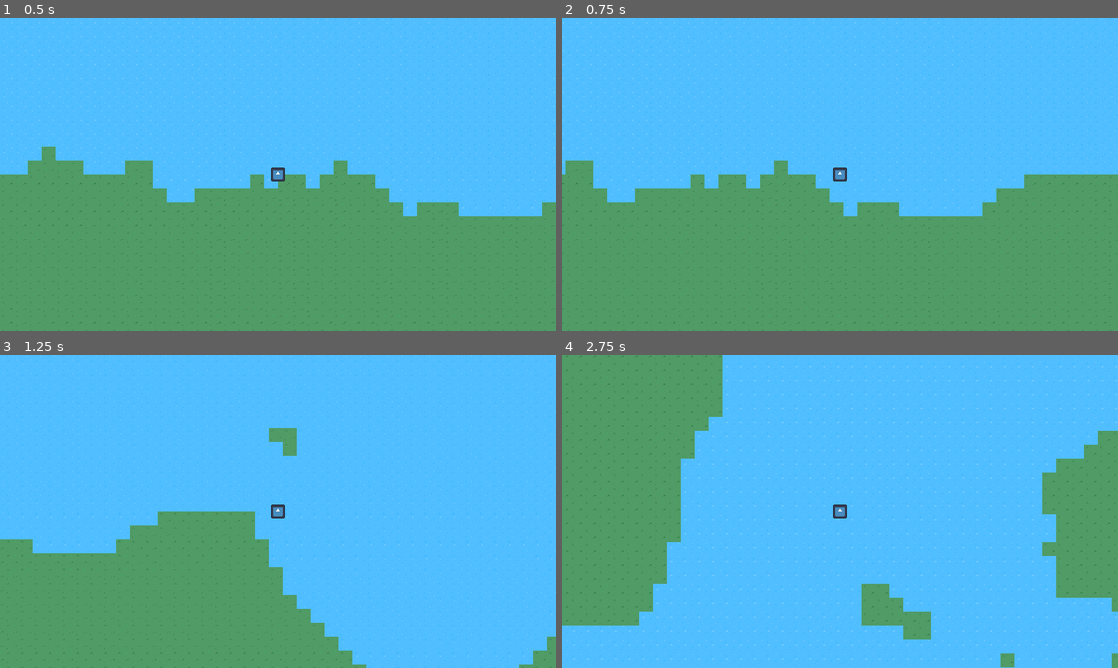
Above: before the commit, frames 1-4 (two rows, left to right).
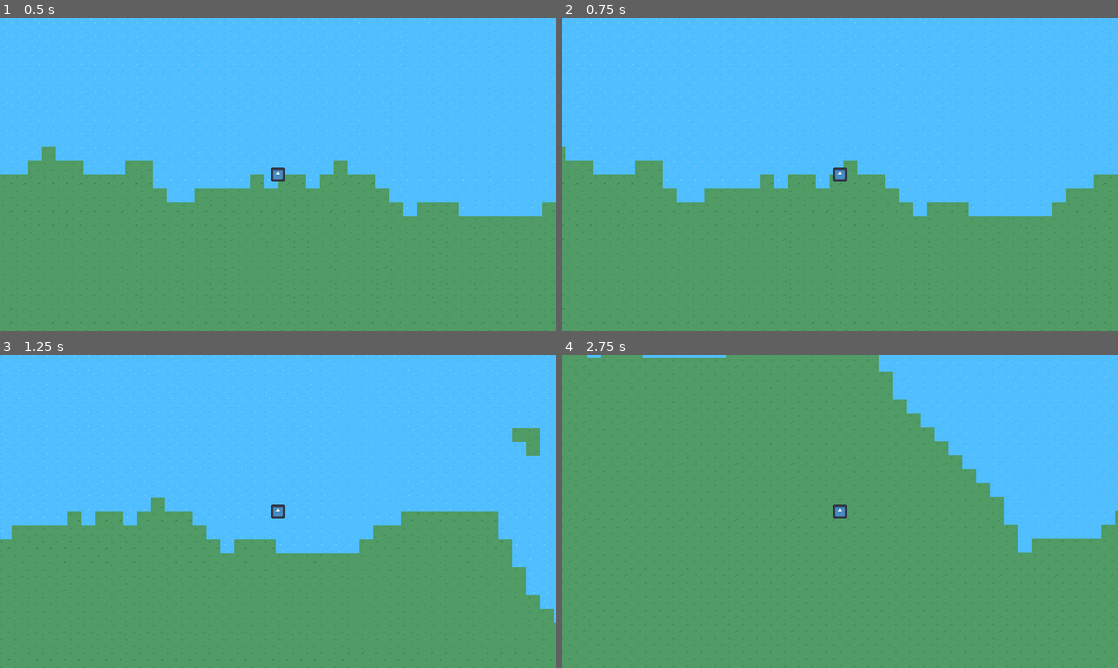
Above: after the commit, the same moments.

Repository: CanadianBlaze34/ProceduralTownSpawner
Game: Godot game, scene res://test/scenes/main.tscn
Two runs of this game, one before a commit and one after it. Both use one fixed random seed, a clock stepped at 60 frames per second and the inputs below. The engine's default icon, where the game draws it, is replaced by a stand-in: a white triangle on a blue panel in a dark square.
Inputs (mouse positions are in pixels of both pictures, inside the frame that each line leads up to):
- Up to frame 1 (0.5 s): no input
- Up to frame 2 (0.75 s): tap Enter at 0.5 s; move the mouse to (962, 158) at 0.52 s; hold Right (walk_right) from 0.53 s (still down); tap Tab at 0.6 s; click (962, 158) at 0.67 s
- Up to frame 3 (1.25 s): keep holding Right (walk_right)
- Up to frame 4 (2.75 s): move the mouse to (728, 527) at 1.27 s; release Right (walk_right) at 1.28 s; hold Down (walk_down) 1.28-2.03 s; tap Tab at 1.35, 2.1 s; click (728, 527) at 1.42 s; move the mouse to (895, 442) at 2.02 s; hold Right (walk_right) from 2.03 s (still down); click (895, 442) at 2.17 s

Frame 1 is identical in both runs. In frame 2, 5.1% of the frame differs, in the area x 0-100%, y 1-64%; in frame 3, 24%; in frame 4, 63%, in the area x 0-100%, y 0-100%.

Commit message:
Town Generated ground tiles can be added and removed
-TownSpawner adds and removes towns generated ground tiles
-TilePlacement can add and remove tiles from a layer on a Tilemap

Diff:
--- a/scripts/tile_placement.gd
+++ b/scripts/tile_placement.gd
@@ -5,16 +5,52 @@
 @export var _water_tile : TileBase
 
 
-func place_ground_tiles(tiles : Dictionary) -> void:
+func place_tiles(tiles : Dictionary, layer_name : String) -> void:
 	# tiles : Dictionary[TileBase, Array[Vecctor2i]
+
+	var layer : int = _find_layer(layer_name)
+
+	if layer == -1:
+		var error_message : String = "'%s' layer not found in Tilemap %s." % [layer_name, tile_map.name]
+		push_warning(error_message)
+#		push_error(error_message)
+		print(error_message)
+		return
 
 	for tilebase in tiles.keys():
 		var tile_positions: Array = tiles[tilebase]
+#		print("placing %d positions in %s Tilemaps' '%s' layer." % [tile_positions.size(), tile_map.name, layer_name])
+
 		for tile_position in tile_positions:
-			tilebase.set_cell(tile_map, tile_position)
-
-	pass
+			tilebase.set_cell(tile_map, tile_position, layer)
 
 
-func place_object_tiles(tiles : Array[TileBase]) -> void:
-	pass
+func remove_tiles(tiles : Dictionary, layer_name : String) -> void:
+	# tiles : Dictionary[TileBase, Array[Vecctor2i]
+
+	var layer : int = _find_layer(layer_name)
+
+	if layer == -1:
+		var error_message : String = "'%s' layer not found in Tilemap %s." % [layer_name, tile_map.name]
+		push_warning(error_message)
+#		push_error(error_message)
+		print(error_message)
+		return
+
+	for tilebase in tiles.keys():
+		var tile_positions: Array = tiles[tilebase]
+#		print("placing %d positions in %s Tilemaps' '%s' layer." % [tile_positions.size(), tile_map.name, layer_name])
+
+		for tile_position in tile_positions:
+			tilebase.remove_cell(tile_map, tile_position, layer)
+
+
+func _find_layer(layer_name : String) -> int:
+	var index : int = -1
+
+	for layer in tile_map.get_layers_count():
+		if tile_map.get_layer_name(layer) == layer_name:
+			index = layer
+			break
+
+	return index
--- a/scripts/town_generator.gd
+++ b/scripts/town_generator.gd
@@ -9,6 +9,7 @@
 func _ready() -> void:
 #	_test()
 	pass
+
 
 func _test() -> void:
 	var chunk_position := Vector2i(0, 0)
@@ -28,8 +29,12 @@
 	area.name = "TownBoundary"
 	var collision : CollisionShape2D = area.get_child(0)
 	var town_area := Rect2i(area.position, collision.shape.size)
+	var cell_area := Rect2i(town_area.position / tile_map.tile_set.tile_size, town_area.size / tile_map.tile_set.tile_size)
 
-	var grass_tiles : Dictionary = _fill_with_grass(town_area)
+#	print("Town Area: ", town_area)
+#	print("Cell Area: ",cell_area)
+
+	var grass_tiles : Dictionary = _fill_with_grass(cell_area)
 	var tiles : Dictionary = {
 		"ground" : grass_tiles,
 	}
@@ -39,24 +44,29 @@
 
 	return [town, tiles]
 
+
 func _fill_with_grass(cell_area : Rect2i) -> Dictionary:
 	var grass_tiles : Dictionary = {} # Dictionary[TileBase, Array[Vector2i]]
 
 	grass_tiles[_path_tile] = []
 
-	for y in range(cell_area.position.y, cell_area.end.y + 1):
-		for x in range(cell_area.position.x, cell_area.end.x + 1):
+	for y in range(cell_area.position.y, cell_area.end.y):
+		for x in range(cell_area.position.x, cell_area.end.x):
 			var map_position := Vector2i(x, y)
 			grass_tiles[_path_tile].append(map_position)
 
 	return grass_tiles
 
+
 func _generate_town_boundary(chunk_position : Vector2i, spawn_chunk_cell_size : Vector2i) -> Area2D:
 	const margin : int = 10
 	const minimum_size : int = 15
 
-	var area := _generate_town_area(chunk_position, spawn_chunk_cell_size, margin)
 	var collision := _generate_town_collision(chunk_position, spawn_chunk_cell_size, margin, minimum_size)
+
+	var collision_tile_size : Vector2i = Vector2i(collision.shape.size) / tile_map.tile_set.tile_size
+	var area := _generate_town_area(chunk_position, spawn_chunk_cell_size, collision_tile_size)
+
 	area.add_child(collision)
 	# position the collisions top left corner at the areas position
 	collision.position = collision.shape.size * 0.5
@@ -64,16 +74,19 @@
 	return area
 
 
-func _generate_town_area(chunk_position : Vector2i, spawn_chunk_cell_size : Vector2i, margin : int) -> Area2D:
+func _generate_town_area(chunk_position : Vector2i, spawn_chunk_cell_size : Vector2i, size : Vector2i) -> Area2D:
 	var noise_value : float = random.get_noise_2dv(chunk_position) * 0.5 + 0.5
 	var noise_value2 : float = random.get_noise_2d(chunk_position.y, chunk_position.x) * 0.5 + 0.5
 	var area := Area2D.new()
 
 	var global_chunk_position : Vector2i = chunk_position * spawn_chunk_cell_size
-	@warning_ignore("integer_division", "narrowing_conversion")
-	var chunk_offset_position := Vector2i(noise_value, noise_value2) * (margin / 2)
+	var possible_position_size : Vector2 = spawn_chunk_cell_size - size
+	var chunk_offset_position := Vector2i(Vector2(noise_value, noise_value2) * possible_position_size)
 	var global_position_ : Vector2 = (global_chunk_position + chunk_offset_position) * tile_map.tile_set.tile_size
+	# constant position for debugging
+#	var global_position_ : Vector2 = global_chunk_position * tile_map.tile_set.tile_size + tile_map.tile_set.tile_size
 	area.global_position = global_position_
+	area.position = global_position_
 
 	return area
 
@@ -86,4 +99,6 @@
 	collision.shape.size = Vector2i(
 		(minimum_size + int(noise_value * (spawn_chunk_cell_size.x - margin - minimum_size))),
 		(minimum_size + int(noise_value2 * (spawn_chunk_cell_size.y - margin - minimum_size)))) * tile_map.tile_set.tile_size
+	# constant size for debugging
+#	collision.shape.size = (spawn_chunk_cell_size - Vector2i.ONE * 2) * tile_map.tile_set.tile_size
 	return collision
--- a/scripts/town_spawner.gd
+++ b/scripts/town_spawner.gd
@@ -8,6 +8,8 @@
 @export var random := FastNoiseLite.new()
 
 var towns : Dictionary = {}
+# Dictionary[Vector2i, Array[Node2D, Dictionary[TileBase, Array[Vector2i]]]]
+# towns[chunk_position, Array[town, tiles[TileBase, cell_positions]]]
 
 signal town_added(town)
 signal town_removed(town)
@@ -17,16 +19,24 @@
 	visible_chunk_area.end = to_chunk_position(visible_cell_area.end)
 	# include the edge of the area
 	visible_chunk_area.size += Vector2i.ONE
-#	print(visible_cell_area)
-#	print(visible_chunk_area)
+#	print("visible cell area: ", visible_cell_area, " E: %v" % visible_cell_area.end)
+#	print("visible chunk area: ", visible_chunk_area, " E: %v" % visible_chunk_area.end)
+
 	_spawn_towns(visible_chunk_area)
 	_remove_towns(visible_chunk_area)
 
 
 func _place_town_tiles(tiles : Dictionary) -> void:
 	# parameters should have the tiles to place and the layers to place the tiles in
-	tile_placement.place_ground_tiles(tiles["ground"])
-#	tile_placement.place_object_tiles(town["object"])
+	tile_placement.place_tiles(tiles["ground"], "ground")
+#	tile_placement.place_tiles(tiles["object"], "object")
+	pass
+
+
+func _remove_town_tiles(tiles : Dictionary) -> void:
+	# parameters should have the tiles to place and the layers to place the tiles in
+	tile_placement.remove_tiles(tiles["ground"], "ground")
+#	tile_placement.remove_tiles(tiles["object"], "object")
 	pass
 
 
@@ -38,16 +48,15 @@
 			var chunk_position := Vector2i(x, y)
 
 			if town_at(chunk_position) and not chunk_position in towns:
-				print("add: %v" % chunk_position)
-
+				print("add town to chunk: %v" % chunk_position)
 
 				var town_and_tiles : Array = town_generator.generate_town(chunk_position, spawn_chunk_cell_size)
 				var town : Node2D = town_and_tiles[0]
 				var tiles : Dictionary = town_and_tiles[1]
+
+				towns[chunk_position] = [town, tiles]
 				_place_town_tiles(tiles)
-				towns[chunk_position] = town
 				add_child(town)
-
 				town_added.emit(town)
 
 
@@ -55,10 +64,13 @@
 	# remove towns in non-visible chunks
 	for chunk_position in towns.keys():
 		if not visible_chunk_area.has_point(chunk_position):
-			print("remove: %v" % chunk_position)
+			print("remove town from chunk: %v" % chunk_position)
 
-			var town = towns[chunk_position]
+			var town = towns[chunk_position][0]
+			var tiles = towns[chunk_position][1]
+
 			towns.erase(chunk_position)
+			_remove_town_tiles(tiles)
 			remove_child(town)
 
 			town_removed.emit(town)
@@ -71,10 +83,9 @@
 
 
 func to_chunk_position(cell_position : Vector2) -> Vector2i:
-	return TownSpawner.cell_to_chunk_position(self, cell_position, spawn_chunk_cell_size)
+	return TownSpawner.cell_to_chunk_position(cell_position, spawn_chunk_cell_size)
 
 
-static func cell_to_chunk_position(parent: Node2D, cell_position : Vector2, chunk_size : Vector2i) -> Vector2i:
-	var local_popsition_ := parent.to_local(cell_position)
-	var chunk_position : Vector2i = (local_popsition_ / Vector2(chunk_size)).floor()
+static func cell_to_chunk_position(cell_position : Vector2, chunk_size : Vector2i) -> Vector2i:
+	var chunk_position : Vector2i = (cell_position / Vector2(chunk_size)).floor()
 	return chunk_position
--- a/test/resources/Tiles/grass_tile.tres
+++ b/test/resources/Tiles/grass_tile.tres
@@ -1,6 +1,7 @@
 [gd_resource type="Resource" script_class="TileBase" load_steps=2 format=3 uid="uid://ddffuth882b12"]
 
-[ext_resource type="Script" path="res://test/scripts/tile_base.gd" id="1_5gep1"]
+[ext_resource type="Script" path="res://test/scripts/TerrainMap/tile_base.gd" id="1_5gep1"]
+
 
 [resource]
 script = ExtResource("1_5gep1")
--- a/test/resources/Tiles/path_tile.tres
+++ b/test/resources/Tiles/path_tile.tres
@@ -1,6 +1,7 @@
 [gd_resource type="Resource" script_class="TileBase" load_steps=2 format=3 uid="uid://cce8y71mvatcc"]
 
-[ext_resource type="Script" path="res://test/scripts/tile_base.gd" id="1_4jqjw"]
+[ext_resource type="Script" path="res://test/scripts/TerrainMap/tile_base.gd" id="1_4jqjw"]
+
 
 [resource]
 script = ExtResource("1_4jqjw")
--- a/test/resources/Tiles/water_tile.tres
+++ b/test/resources/Tiles/water_tile.tres
@@ -1,6 +1,7 @@
 [gd_resource type="Resource" script_class="TileBase" load_steps=2 format=3 uid="uid://cqiyllnyrm467"]
 
-[ext_resource type="Script" path="res://test/scripts/tile_base.gd" id="1_5a5nq"]
+[ext_resource type="Script" path="res://test/scripts/TerrainMap/tile_base.gd" id="1_5a5nq"]
+
 
 [resource]
 script = ExtResource("1_5a5nq")
--- a/test/scenes/main.tscn
+++ b/test/scenes/main.tscn
@@ -1,56 +1,75 @@
-[gd_scene load_steps=14 format=3 uid="uid://medvp812sviv"]
+[gd_scene load_steps=15 format=3 uid="uid://medvp812sviv"]
 
-[ext_resource type="Script" path="res://test/scripts/main.gd" id="1_pvdg5"]
-[ext_resource type="PackedScene" uid="uid://3gk86d65v0xm" path="res://test/scenes/terrain_map.tscn" id="2_0tp6h"]
-[ext_resource type="TileSet" uid="uid://dd4yhc7ie4xkg" path="res://test/resources/tile_set.tres" id="3_d7api"]
-[ext_resource type="Resource" uid="uid://ddffuth882b12" path="res://test/resources/Tiles/grass_tile.tres" id="4_lon7c"]
-[ext_resource type="Resource" uid="uid://cqiyllnyrm467" path="res://test/resources/Tiles/water_tile.tres" id="5_33jq6"]
-[ext_resource type="PackedScene" uid="uid://k7lesi0dky3d" path="res://test/scenes/player.tscn" id="6_nmicl"]
-[ext_resource type="Script" path="res://test/scripts/quit.gd" id="7_6wd04"]
-[ext_resource type="Script" path="res://scripts/town_spawner.gd" id="8_graef"]
-[ext_resource type="FastNoiseLite" uid="uid://bf1q2skx4l2e0" path="res://test/resources/Noise/random.tres" id="9_o46sj"]
-[ext_resource type="Script" path="res://scripts/town_generator.gd" id="10_p7pfv"]
-[ext_resource type="Resource" uid="uid://cce8y71mvatcc" path="res://test/resources/Tiles/path_tile.tres" id="11_3rb2y"]
-[ext_resource type="Script" path="res://scripts/tile_placement.gd" id="11_6p0p6"]
+[ext_resource type="Script" path="res://test/scripts/main.gd" id="1_empr8"]
+[ext_resource type="PackedScene" uid="uid://3gk86d65v0xm" path="res://test/scenes/terrain_map.tscn" id="2_vtsyt"]
+[ext_resource type="TileSet" uid="uid://dd4yhc7ie4xkg" path="res://test/resources/tile_set.tres" id="3_eywiu"]
+[ext_resource type="Resource" uid="uid://ddffuth882b12" path="res://test/resources/Tiles/grass_tile.tres" id="4_w6m71"]
+[ext_resource type="Resource" uid="uid://cqiyllnyrm467" path="res://test/resources/Tiles/water_tile.tres" id="5_cp2l5"]
+[ext_resource type="PackedScene" uid="uid://k7lesi0dky3d" path="res://test/scenes/player.tscn" id="6_x5u6u"]
+[ext_resource type="Script" path="res://test/scripts/quit.gd" id="7_ivdul"]
+[ext_resource type="Script" path="res://scripts/town_spawner.gd" id="8_hfrkb"]
+[ext_resource type="FastNoiseLite" uid="uid://bf1q2skx4l2e0" path="res://test/resources/Noise/random.tres" id="9_v61lr"]
+[ext_resource type="Script" path="res://scripts/town_generator.gd" id="10_i1b3p"]
+[ext_resource type="Resource" uid="uid://cce8y71mvatcc" path="res://test/resources/Tiles/path_tile.tres" id="11_7wmxd"]
+[ext_resource type="Script" path="res://scripts/tile_placement.gd" id="12_f0p2r"]
+[ext_resource type="Script" path="res://test/scripts/camera_zoom.gd" id="13_yf1c8"]
 
 [sub_resource type="FastNoiseLite" id="FastNoiseLite_ienwp"]
 frequency = 0.015
 
 [node name="Main" type="Node2D"]
-script = ExtResource("1_pvdg5")
+script = ExtResource("1_empr8")
 
-[node name="TerrainMap" parent="." instance=ExtResource("2_0tp6h")]
-tile_set = ExtResource("3_d7api")
+[node name="TerrainMap" parent="." instance=ExtResource("2_vtsyt")]
+tile_set = ExtResource("3_eywiu")
+layer_0/name = "gen"
+layer_1/name = "ground"
+layer_1/enabled = true
+layer_1/modulate = Color(1, 1, 1, 1)
+layer_1/y_sort_enabled = false
+layer_1/y_sort_origin = 0
+layer_1/z_index = 0
+layer_1/tile_data = PackedInt32Array()
+layer_2/name = "object"
+layer_2/enabled = true
+layer_2/modulate = Color(1, 1, 1, 1)
+layer_2/y_sort_enabled = false
+layer_2/y_sort_origin = 0
+layer_2/z_index = 0
+layer_2/tile_data = PackedInt32Array()
 _noise = SubResource("FastNoiseLite_ienwp")
-_grass_tile = ExtResource("4_lon7c")
-_water_tile = ExtResource("5_33jq6")
+_grass_tile = ExtResource("4_w6m71")
+_water_tile = ExtResource("5_cp2l5")
 
-[node name="Player" parent="." instance=ExtResource("6_nmicl")]
+[node name="Player" parent="." instance=ExtResource("6_x5u6u")]
 motion_mode = 1
-speed = 700.0
 
 [node name="Camera2D" type="Camera2D" parent="Player"]
 
 [node name="Quit" type="Node" parent="."]
-script = ExtResource("7_6wd04")
+script = ExtResource("7_ivdul")
 
 [node name="TownSpawner" type="Node2D" parent="." node_paths=PackedStringArray("town_generator", "tile_placement")]
-script = ExtResource("8_graef")
+script = ExtResource("8_hfrkb")
 spawn_chance = 0.5
 town_generator = NodePath("../TownGenerator")
 tile_placement = NodePath("../TilePlacement")
-random = ExtResource("9_o46sj")
+random = ExtResource("9_v61lr")
 
 [node name="TownGenerator" type="Node" parent="." node_paths=PackedStringArray("tile_map")]
-script = ExtResource("10_p7pfv")
-_grass_tile = ExtResource("4_lon7c")
-_water_tile = ExtResource("5_33jq6")
-_path_tile = ExtResource("11_3rb2y")
+script = ExtResource("10_i1b3p")
+_grass_tile = ExtResource("4_w6m71")
+_water_tile = ExtResource("5_cp2l5")
+_path_tile = ExtResource("11_7wmxd")
 tile_map = NodePath("../TerrainMap")
-random = ExtResource("9_o46sj")
+random = ExtResource("9_v61lr")
 
 [node name="TilePlacement" type="Node" parent="." node_paths=PackedStringArray("tile_map")]
-script = ExtResource("11_6p0p6")
+script = ExtResource("12_f0p2r")
 tile_map = NodePath("../TerrainMap")
-_grass_tile = ExtResource("4_lon7c")
-_water_tile = ExtResource("5_33jq6")
+_grass_tile = ExtResource("4_w6m71")
+_water_tile = ExtResource("5_cp2l5")
+
+[node name="CameraZoom" type="Node" parent="." node_paths=PackedStringArray("_camera")]
+script = ExtResource("13_yf1c8")
+_camera = NodePath("../Player/Camera2D")
--- a/test/scenes/terrain_map.tscn
+++ b/test/scenes/terrain_map.tscn
@@ -1,6 +1,7 @@
 [gd_scene load_steps=2 format=3 uid="uid://3gk86d65v0xm"]
 
-[ext_resource type="Script" path="res://test/scripts/terrain_map.gd" id="1_dk2io"]
+[ext_resource type="Script" path="res://test/scripts/TerrainMap/terrain_map.gd" id="1_dk2io"]
+
 
 [node name="TerrainMap" type="TileMap"]
 format = 2
--- a/test/scripts/terrain_map.gd
+++ b/test/scripts/TerrainMap/terrain_map.gd
@@ -59,7 +59,8 @@
 	var visible_map := Rect2i(_map_position - v_edge_padding, map_size + v_edge_padding)
 
 	# clear all tiles/cells in the tilemap
-	clear()
+#	clear()
+	clear_layer(0)
 
 #	print("visible map %v %v" % [visible_map.position, visible_map.end])
 	for y in range(visible_map.position.y, visible_map.end.y + 1):
--- /dev/null
+++ b/test/scripts/camera_zoom.gd
@@ -0,0 +1,47 @@
+class_name CameraZoom extends Node
+
+@export_category("Camera Zooming")
+@export var _camera : Node
+@export var _speed : float = 0.05
+@export var _clamp := Vector2(0.25, 8.0)
+
+var can_zoom : bool = true
+
+
+func _unhandled_input(event : InputEvent) -> void:
+
+	_flip_zooming(event)
+
+	if not can_zoom:
+		return
+
+	_zoom(event)
+
+
+func _flip_zooming(event : InputEvent) -> void:
+	if event is InputEventKey:
+		if event.keycode == KEY_TAB and event.pressed:
+			can_zoom = !can_zoom
+
+
+func _zoom(event : InputEvent) -> void:
+	if event is InputEventMouseButton:
+		var direction : int = 0
+
+		if event.button_index == MOUSE_BUTTON_WHEEL_UP:
+			direction = 1
+		elif event.button_index == MOUSE_BUTTON_WHEEL_DOWN:
+			direction = -1
+
+		if direction != 0:
+			_camera.zoom = _calculate_zoom(direction, _clamp, _speed, _camera.zoom)
+
+
+func _calculate_zoom(direction : int, clamp_ : Vector2, speed : float, old_zoom : Vector2) -> Vector2:
+	var new_zoom : float = old_zoom.x + direction * speed
+	new_zoom = clamp(new_zoom, clamp_.x, clamp_.y)
+	return new_zoom * Vector2.ONE
+
+
+func reset_zoom() -> void:
+	_camera.zoom = Vector2.ONE
Not shown: 1 places in test/resources/tile_set.tres that only renumber resources
Renamed: test/scripts/tile_base.gd -> test/scripts/TerrainMap/tile_base.gd
